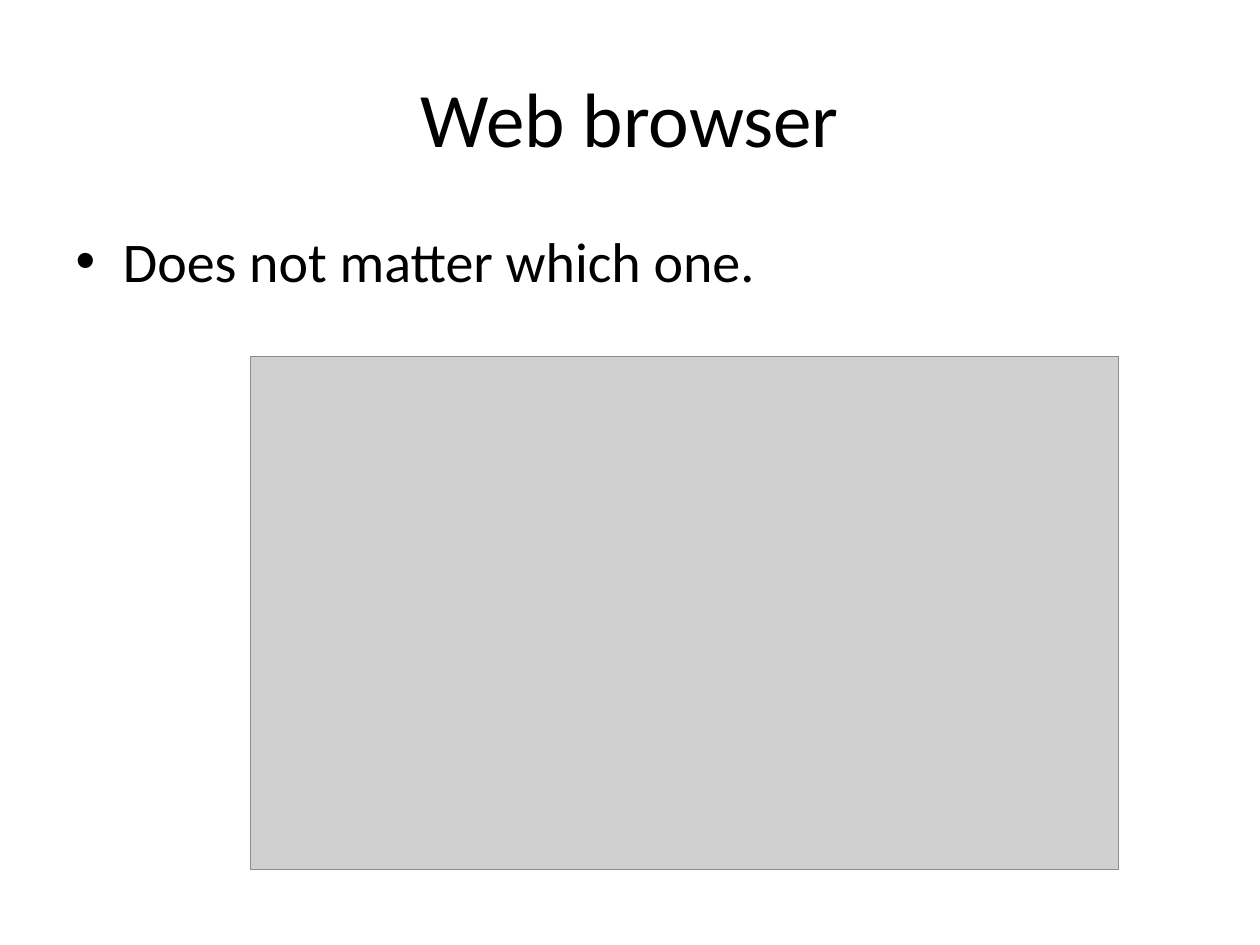
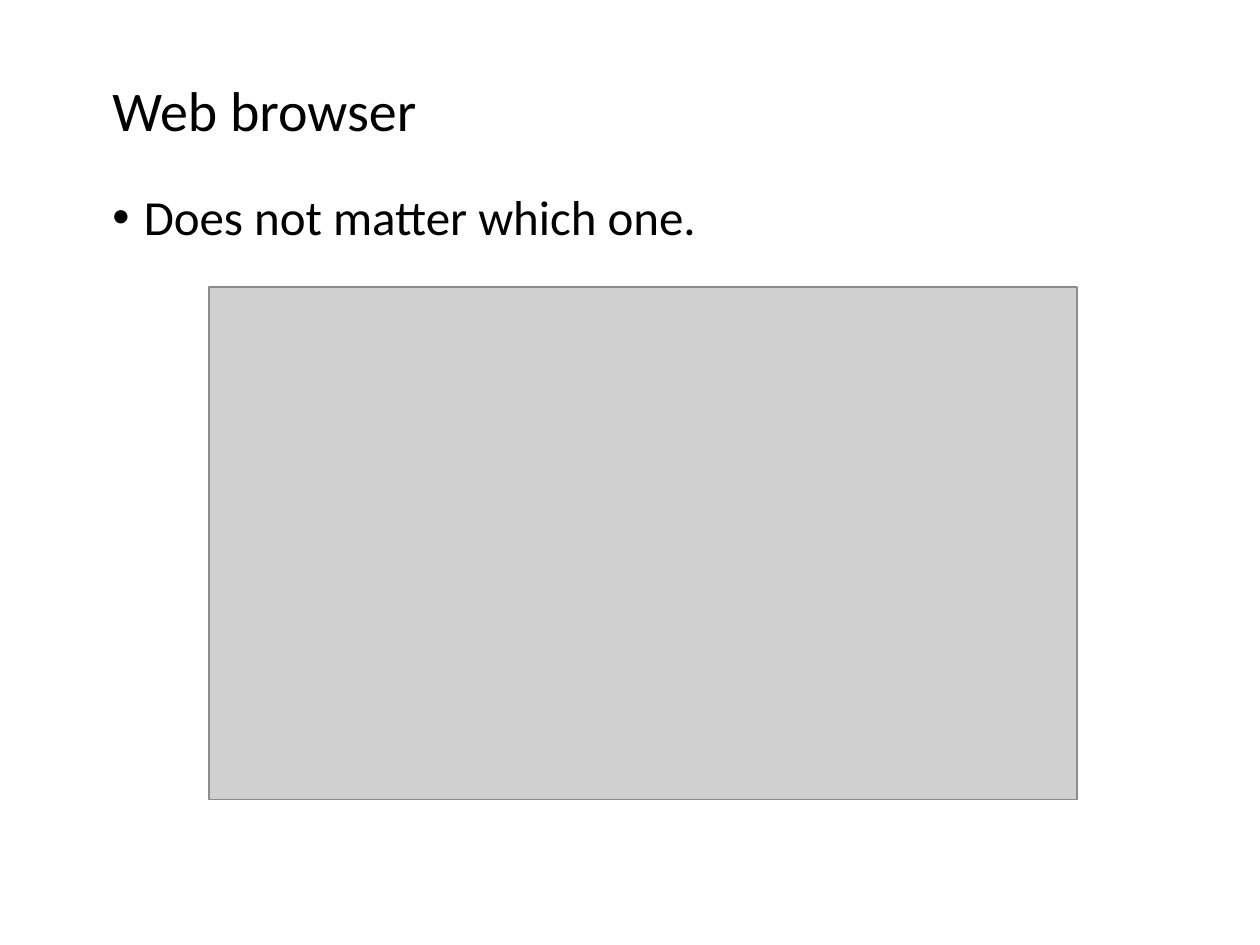
Before and after one commit to ncasuk/ncas-isc, a slide deck: slide 6 of shell/presentations/0_editors.pptx. Drawn at 1260x945 pixels with LibreOffice and Linux fonts; fonts in the diff are those of the drawing; grey boxes stand for pictures; background and template pictures are left out. Boxes give left, top, right and bottom in pixels: in the first picture for what was removed or moved away, otherwise in the second. Text is boxed around its words. In the diff, an @@ line names an element or a change of style, - is before the commit and + after.

```diff
--- a/shell/presentations/0_editors.pptx
+++ b/shell/presentations/0_editors.pptx
@@ title "Web browser": place and size @@
-title "Web browser" at [421,93,839,148]
+title "Web browser" at [112,92,416,132]
@@ title "Web browser" at [112,92,416,132]: size 44 to 32 pt; alignment centre to left; line spacing 1 to 0.9 @@
@@ text "Does not matter which one.": place and size @@
-text "Does not matter which one." at [123,243,755,283]
+text "Does not matter which one." at [144,201,696,236]
@@ text "Does not matter which one." at [144,201,696,236]: size 32 to 28 pt; indent changed; line spacing 1 to 0.9; more space between paragraphs @@
@@ picture: place and size @@
-picture at [251,357,1119,869]
+picture at [209,287,1077,800]
```
Also in this commit, not shown: 7 other slides changed, 2 other files.
